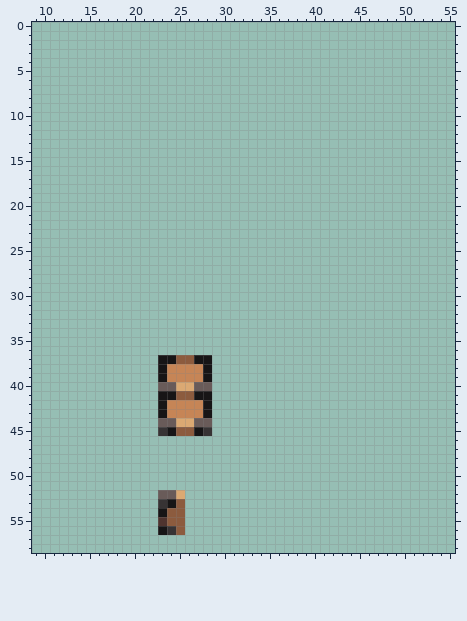
Pixel-art sprite -- Resources/Textures/_Funkystation/Objects/Specific/Mail/mailcart.rsi/small3.png. That is the earlier state.
The file is 64x64 pixels. Shown: x 9..55, y 0..58. The old version is drawn lined up with the new one.
The same view after the edit:
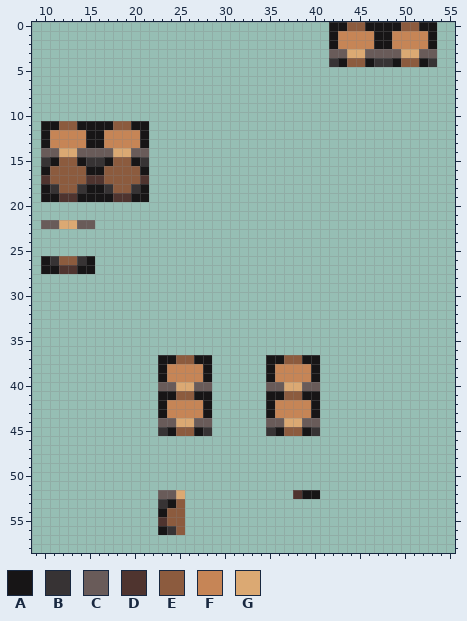
Palette (. is transparent): A #171516  B #373334  C #695b59  D #4f342f  E #8c5b3e  F #c68556  G #dba973
Change:
whole drawing moved by +1,+0 (the old picture is shown already moved)
The author put colour A in row 0 at x 42 to 43, 46 to 49 and 52 to 53; in rows 1 to 2 at x 42, 47 to 48 and 53; in row 4 at x 43, 46, 49 and 52; in row 11 at x 10 to 11, 14 to 17 and 20 to 21; in rows 12 to 13 at x 10, 15 to 16 and 21; in row 15 at x 11, 14, 17 and 20.
The author put colour A in row 16 at x 10, 15 to 16 and 21; in row 18 at x 10, 15 to 16 and 21; in row 19 at x 10 to 11, 14 to 17 and 20 to 21; in row 26 at x 10 and 15; in row 27 at x 10 to 11 and 14 to 15; in row 37 at x 35 to 36 and 39 to 40.
The author put colour A in rows 38 to 39 at x 35 and 40; in row 41 at x 35 to 36 and 39 to 40; in rows 42 to 43 at x 35 and 40; in row 45 at x 36 and 39; in row 52 at x 39 to 40.
The author put colour B in row 4 at x 42, 47 to 48 and 53; in row 15 at x 10, 15 to 16 and 21; in row 18 at x 11, 14, 17 and 20; in row 26 at x 11 and 14; in row 45 at x 35 and 40.
The author put colour C in row 3 at x 42 to 43, 46 to 49 and 52 to 53; in row 14 at x 10 to 11, 14 to 17 and 20 to 21; in row 22 at x 10 to 11 and 14 to 15; in row 40 at x 35 to 36 and 39 to 40; in row 44 at x 35 to 36 and 39 to 40.
The author put colour D in row 17 at x 10, 15 to 16 and 21; in row 19 at x 12 to 13 and 18 to 19; in row 27 at x 12 to 13; in row 52 at x 38.
The author put colour E in row 0 at x 44 to 45 and 50 to 51; in row 4 at x 44 to 45 and 50 to 51; in row 11 at x 12 to 13 and 18 to 19; in row 15 at x 12 to 13 and 18 to 19; in rows 16 to 17 at x 11 to 14 and 17 to 20; in row 18 at x 12 to 13 and 18 to 19.
The author put colour E in row 26 at x 12 to 13; in row 37 at x 37 to 38; in row 41 at x 37 to 38; in row 45 at x 37 to 38.
The author put colour F in rows 1 to 2 at x 43 to 46 and 49 to 52; in rows 12 to 13 at x 11 to 14 and 17 to 20; in rows 38 to 39 at x 36 to 39; in rows 42 to 43 at x 36 to 39.
The author put colour G in row 3 at x 44 to 45 and 50 to 51; in row 14 at x 12 to 13 and 18 to 19; in row 22 at x 12 to 13; in row 40 at x 37 to 38; in row 44 at x 37 to 38.
Where, in picture pixels (left, top, right, bottom), the same in both pictures:
added: (329, 22, 437, 67)
added: (41, 121, 149, 274)
added: (266, 355, 320, 436)
added: (293, 490, 320, 499)
